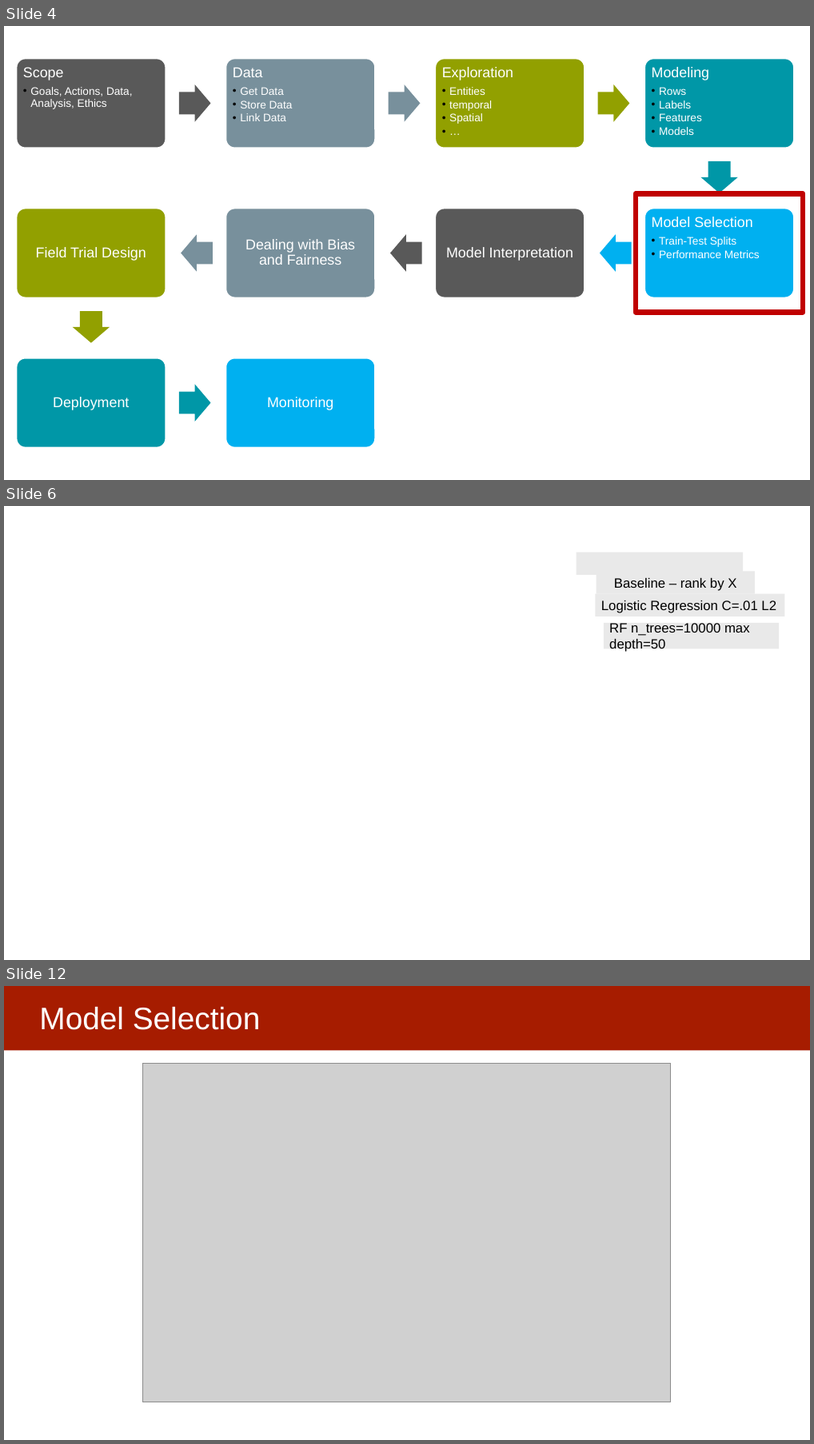
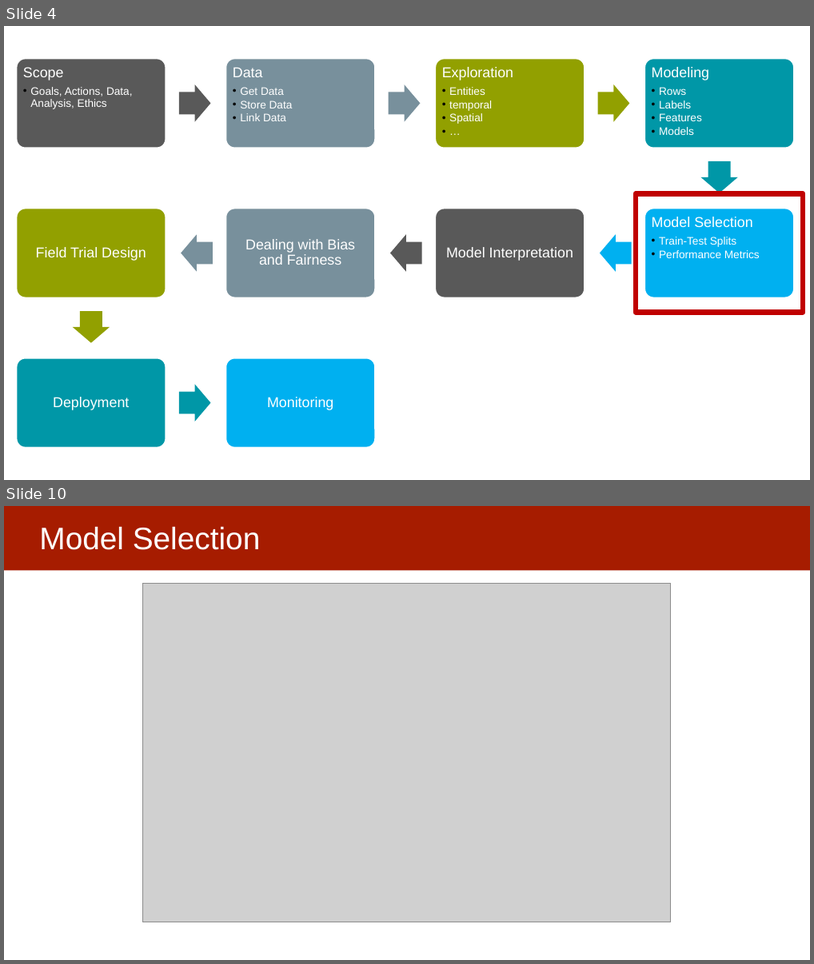
Before and after one commit to dssg/mlforpublicpolicylab, a slide deck: Lectures/15-ml-in-practice-and-model-selection-part-3.pptx. Shown one above the other, each under a label of ours: slides 4, 6 and 12 before the commit, slides 4 and 10 after it; the slides between them are not shown. The pictures are 814x1444 and 814x964 pixels, drawn with LibreOffice and Linux fonts; fonts in the diff are those of the drawing; grey boxes stand for pictures; background and template pictures are left out. Boxes give left, top, right and bottom in pixels: in the first picture for what was removed or moved away, otherwise in the second. Text is boxed around its words. In the diff, an @@ line names an element or a change of style, - is before the commit and + after.

```diff
--- a/Lectures/15-ml-in-practice-and-model-selection-part-3.pptx
+++ b/Lectures/15-ml-in-practice-and-model-selection-part-3.pptx
@@ slide 6 removed at box(4, 506, 810, 960), background picture (left out) @@
@@ rectangle removed at box(577, 552, 744, 574) @@
@@ rectangle removed at box(596, 594, 786, 616) @@
-Logistic Regression C=.01 L2
@@ text removed at box(614, 578, 737, 591) @@
-Baseline – rank by X
@@ rectangle removed at box(604, 623, 779, 648) @@
-RF n_trees=10000 max depth=50
@@ what was slide 12 is now slide 10 @@
```
Also in this commit, not shown: 2 slides changed, 11 slides added, 11 other slides removed.
